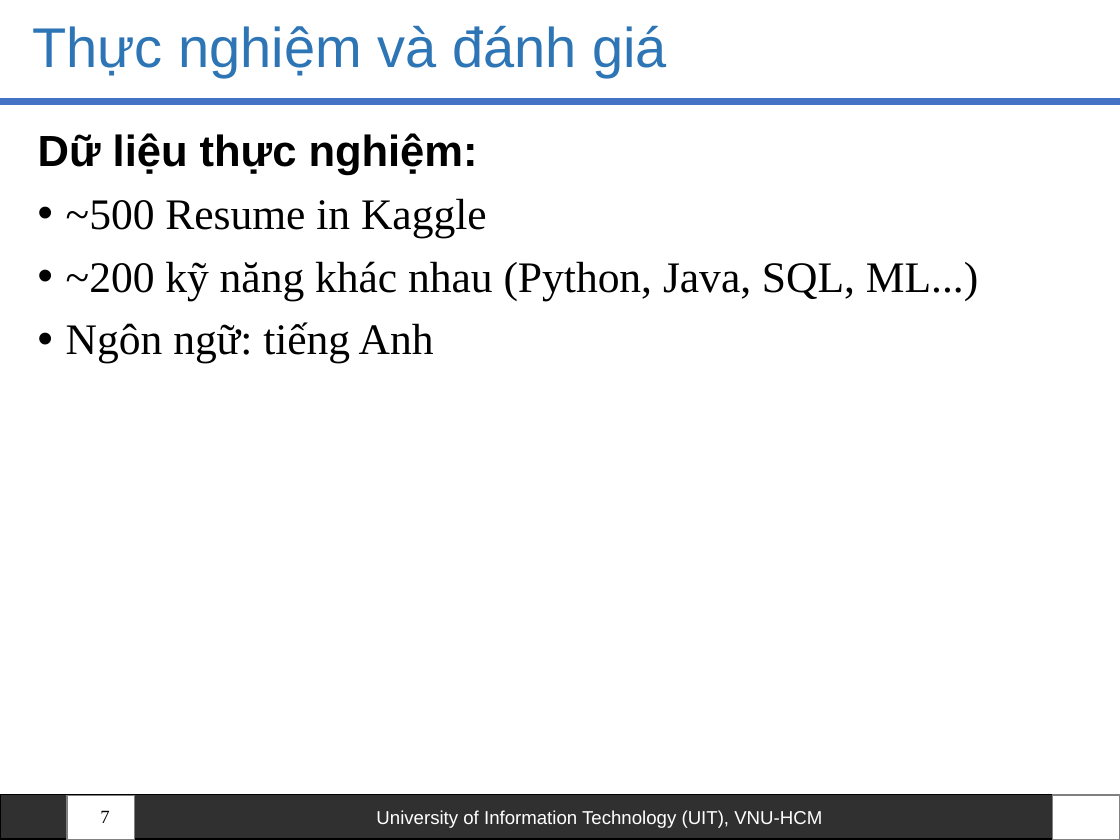
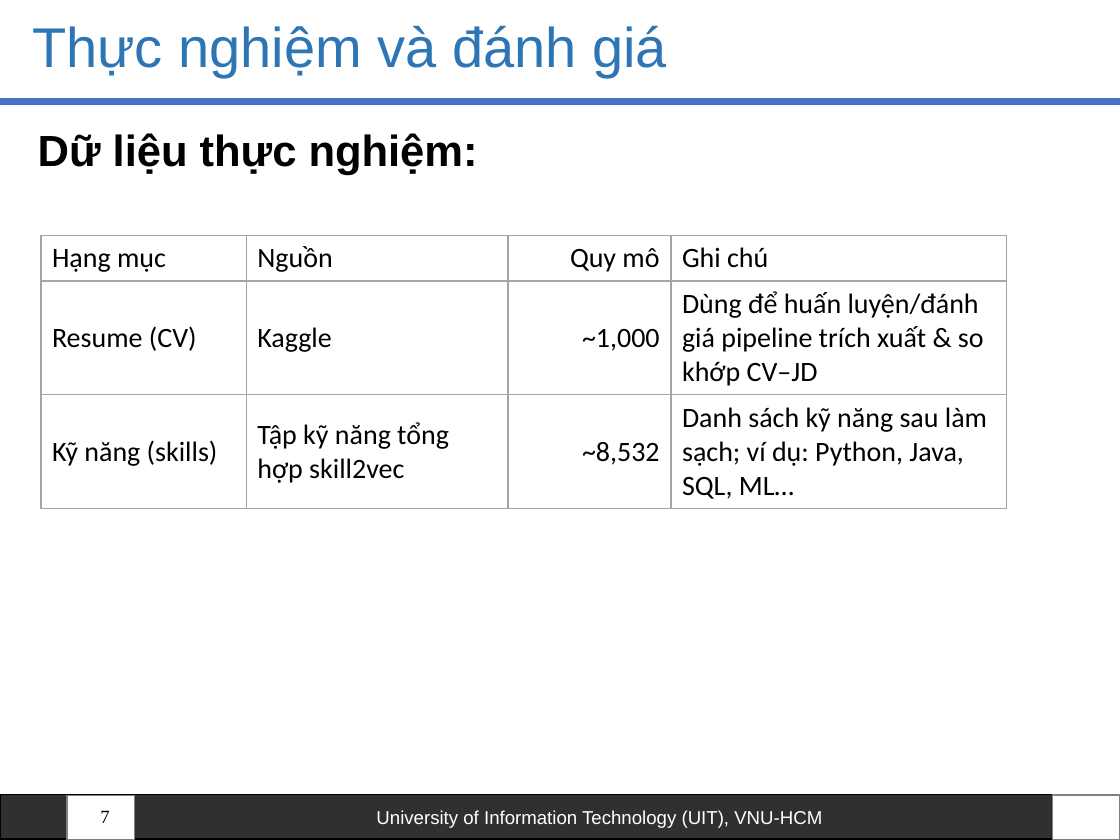
Before and after one commit to HoanHang/AI-UIT, a slide deck: slide 7 of Python_ML/Report/Slide - Bao Cao Cuoi Ki - Python.pptx. Drawn at 1120x840 pixels with LibreOffice and Linux fonts; fonts in the diff are those of the drawing; background and template pictures are left out. Boxes give left, top, right and bottom in pixels: in the first picture for what was removed or moved away, otherwise in the second. Text is boxed around its words. In the diff, an @@ line names an element or a change of style, - is before the commit and + after.

```diff
--- a/Python_ML/Report/Slide - Bao Cao Cuoi Ki - Python.pptx
+++ b/Python_ML/Report/Slide - Bao Cao Cuoi Ki - Python.pptx
@@ text at (66,198,978,363): paragraphs removed @@
-• ~500 Resume in Kaggle
-• ~200 kỹ năng khác nhau (Python, Java, SQL, ML...)
-• Ngôn ngữ: tiếng Anh
@@ table added at (40,235,1007,504), 3 rows, 4 columns @@
+Hạng mục | Nguồn | Quy mô | Ghi chú
+Resume (CV) | Kaggle | ~1,000 | Dùng để huấn luyện/đánh giá pipeline trích xuất & so khớp CV–JD
+Kỹ năng (skills) | Tập kỹ năng tổng hợp skill2vec | ~8,532 | Danh sách kỹ năng sau làm sạch; ví dụ: Python, Java, SQL, ML…
```
Also in this commit, not shown: 8 other slides changed, 2 slides removed, 1 other file.
